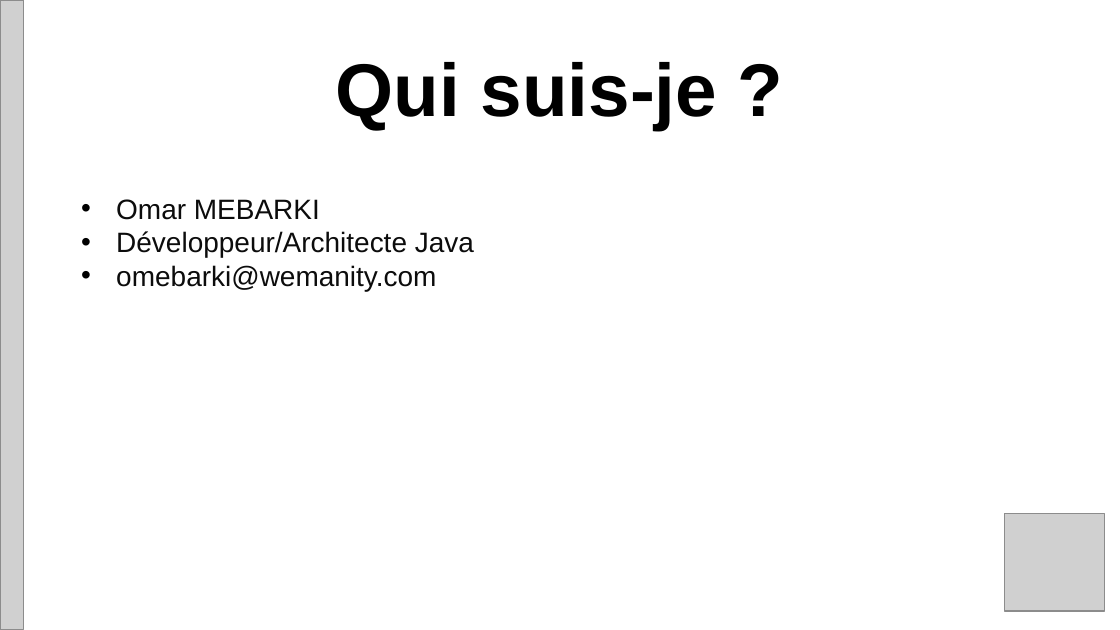
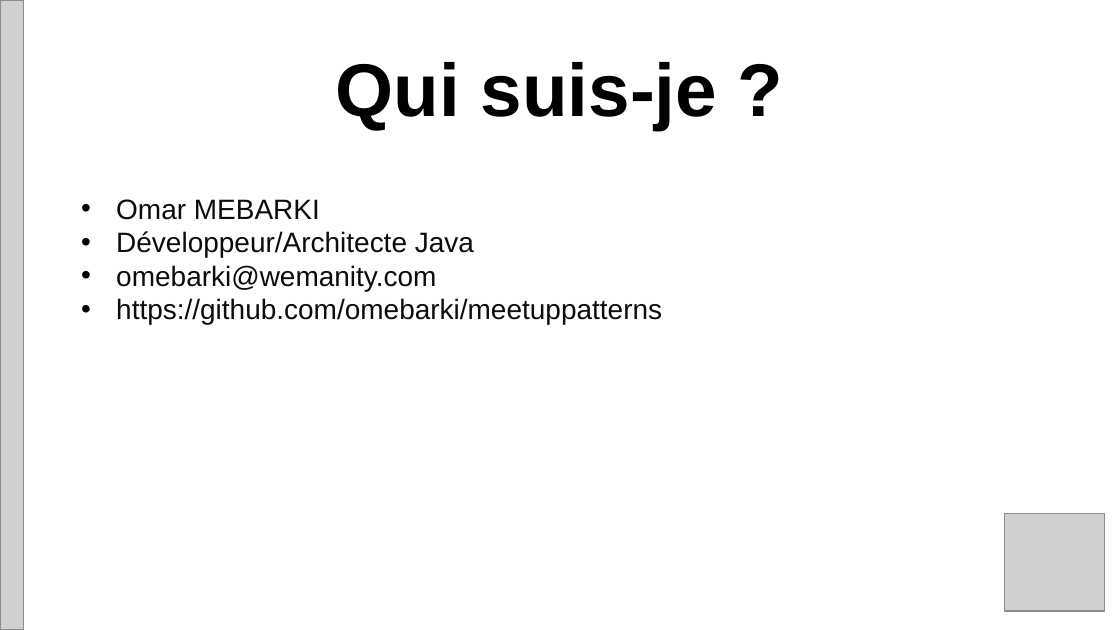
Before and after one commit to omebarki/meetuppatterns, a slide deck: slide 2 of doc/PatternsWesquad.pptx. Drawn at 1120x630 pixels with LibreOffice and Linux fonts; fonts in the diff are those of the drawing; grey boxes stand for pictures. Boxes give left, top, right and bottom in pixels: in the first picture for what was removed or moved away, otherwise in the second. Text is boxed around its words. In the diff, an @@ line names an element or a change of style, - is before the commit and + after.

Commit message:
Add github link

```diff
--- a/doc/PatternsWesquad.pptx
+++ b/doc/PatternsWesquad.pptx
@@ text at bbox=[116, 298, 662, 325]: paragraph added @@
+• https://github.com/omebarki/meetuppatterns
```
Also in this commit, not shown: 1 other slide changed.
